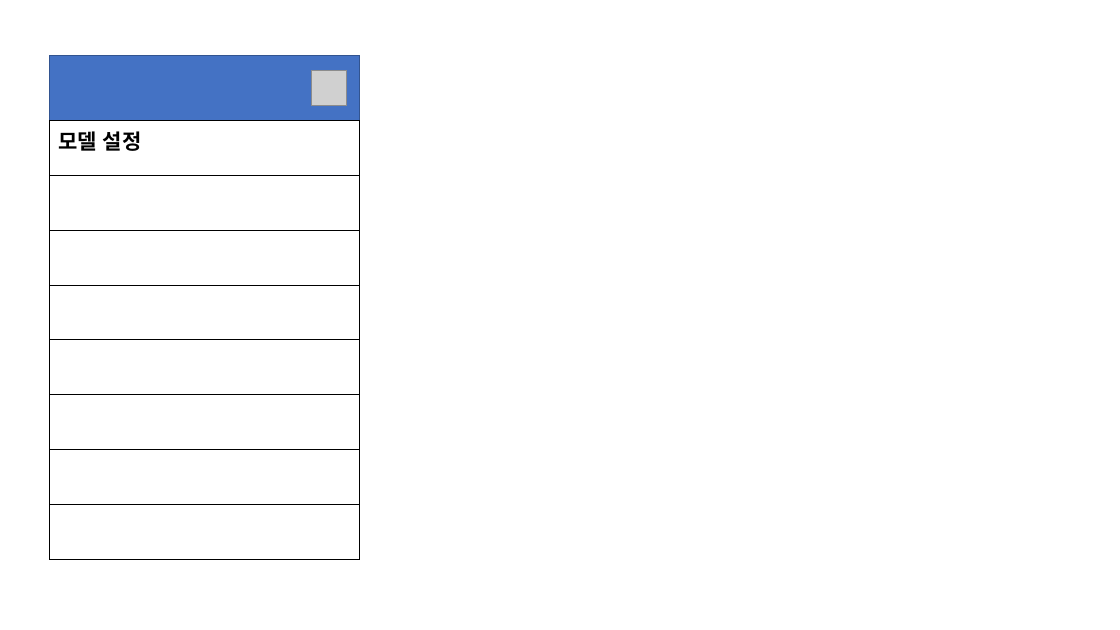
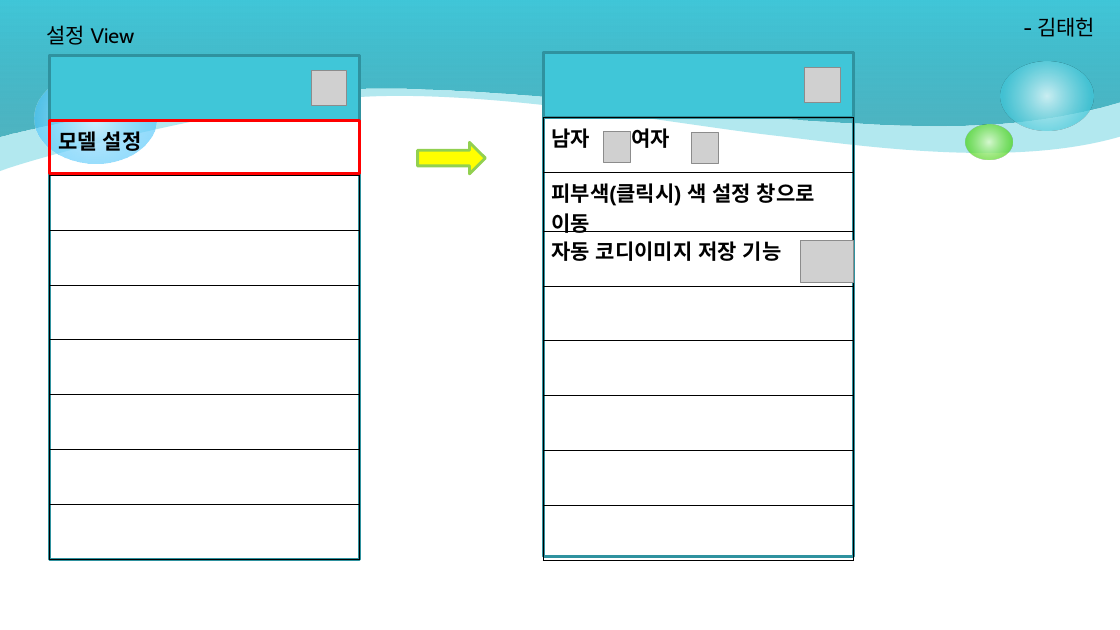
Before and after one commit to satelite54/MyProject, a slide deck: slide 4 of DocumentTrunk/기획/CodySimulator.pptx. Drawn at 1120x630 pixels with LibreOffice and Linux fonts; fonts in the diff are those of the drawing; grey boxes stand for pictures. Boxes give left, top, right and bottom in pixels: in the first picture for what was removed or moved away, otherwise in the second. Text is boxed around its words. In the diff, an @@ line names an element or a change of style, - is before the commit and + after.

```diff
--- a/DocumentTrunk/기획/CodySimulator.pptx
+++ b/DocumentTrunk/기획/CodySimulator.pptx
@@ freeform shape added at (0, 0, 1120, 171), fill #40C6D8 at 40% opacity @@
@@ freeform shape added at (0, 0, 1120, 136), fill gradient #249EAE to #40C6D8 @@
@@ text added at (46, 25, 135, 45), 18 pt, text #000000 @@
+설정 View
@@ text added at (1037, 17, 1095, 37), 18 pt, text #000000 @@
+- 김태헌
@@ rectangle at (50, 55, 360, 560): outline #325491 1 pt to #2F92A0 2.5 pt @@
@@ rectangle at (50, 55, 360, 121): fill #4472C4 to #40C6D8; outline #325491 1 pt to #2F92A0 2.5 pt @@
@@ rectangle added at (543, 52, 853, 556), outline #2F92A0 2.5 pt @@
@@ rectangle added at (543, 52, 853, 118), fill #40C6D8, outline #2F92A0 2.5 pt @@
@@ ellipse added at (34, 72, 156, 164), fill gradient #D6F2FE to #33BDFB @@
@@ picture added at (805, 67, 840, 103) @@
@@ ellipse added at (1001, 61, 1094, 131), fill gradient #D9F4F7 to #40C6D8 @@
@@ table added at (543, 118, 853, 560), 8 rows, 1 columns @@
+남자 여자
+피부색(클릭시) 색 설정 창으로 이동
+자동 코디이미지 저장 기능
+
+
+
+
+
@@ table at (50, 121, 360, 560) @@
@@ font Noto Sans CJK KR to Cabin @@
@@ rectangle added at (50, 121, 360, 174), outline #FF0000 2.5 pt @@
@@ right arrow added at (418, 142, 486, 174), fill #FFFF00, outline #92D050 2.5 pt @@
@@ picture added at (603, 132, 630, 162) @@
@@ picture added at (691, 133, 718, 163) @@
@@ ellipse added at (965, 124, 1012, 160), fill gradient #DAFACD to #4CD416 @@
@@ picture added at (801, 240, 854, 282) @@
```
Also in this commit, not shown: 3 other slides changed, 4 other files.
